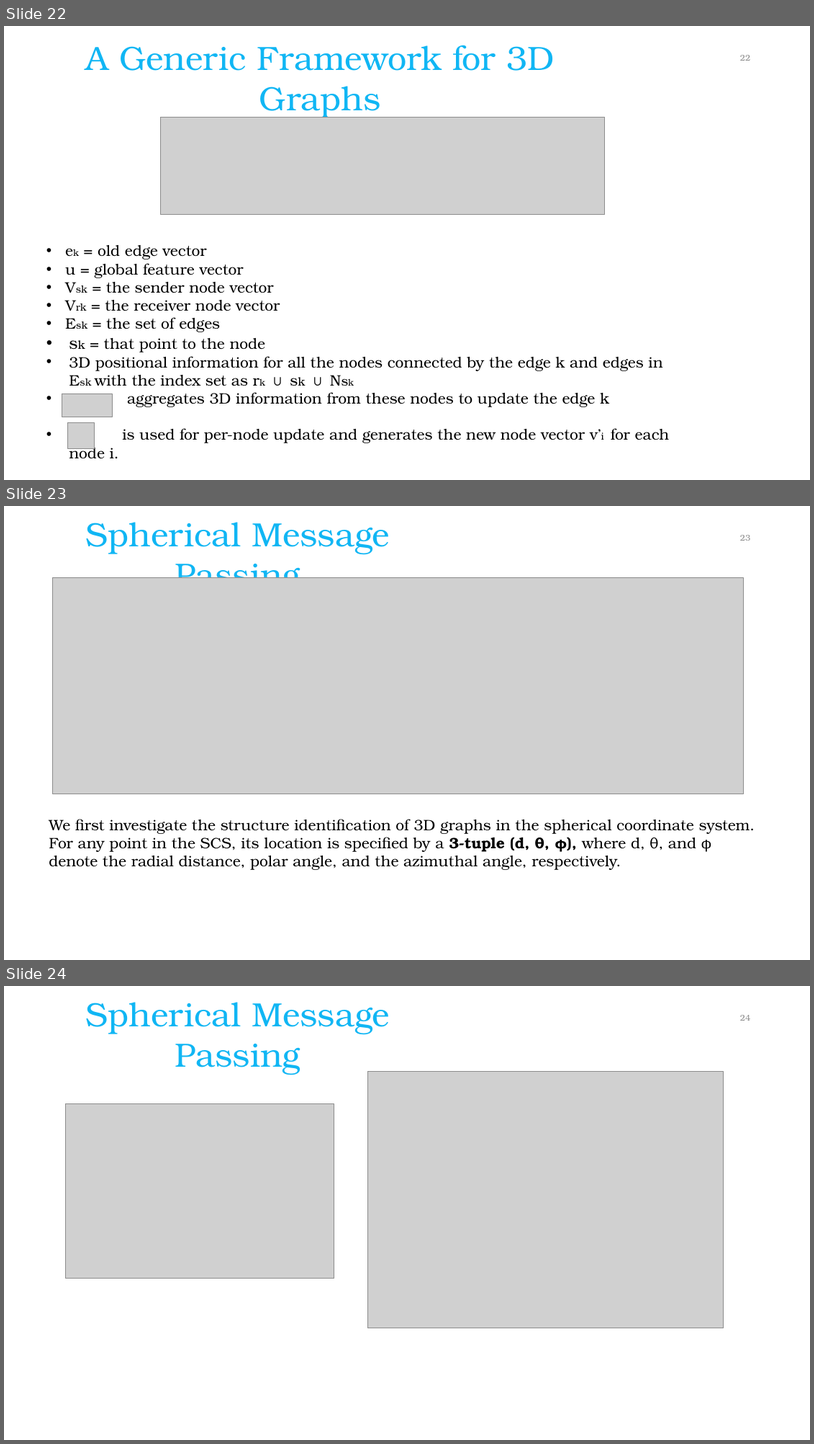
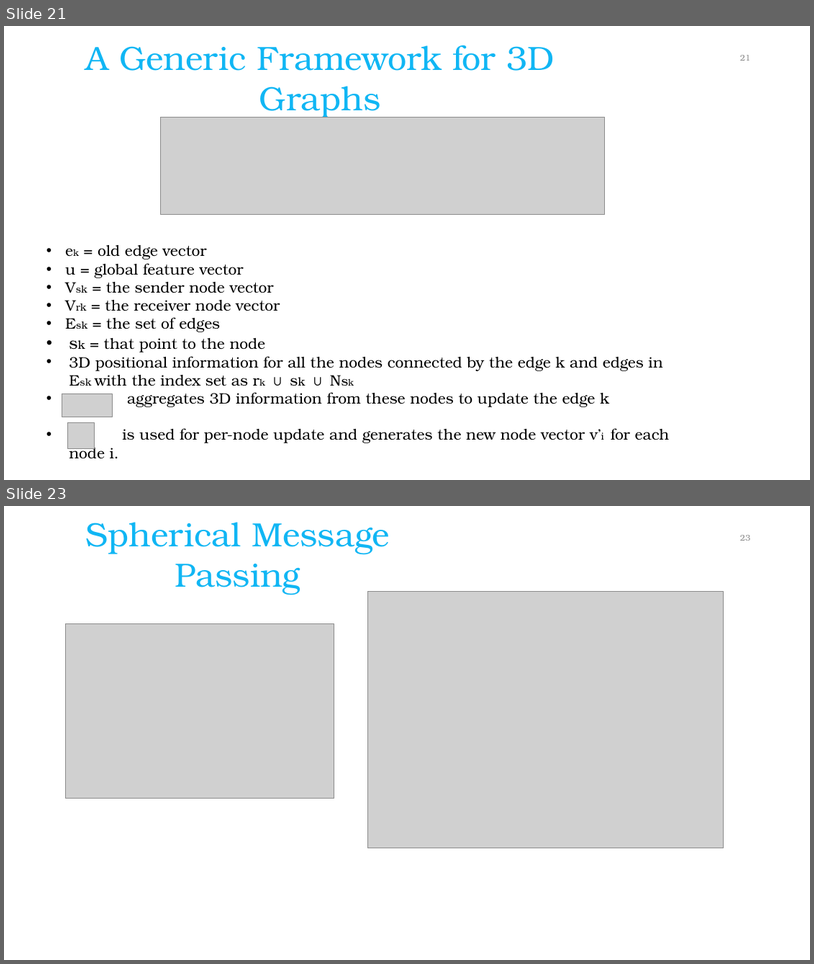
Before and after one commit to igunduz/DLDD, a slide deck: Spherical Message Passing for 3D GNNs.pptx. Shown one above the other, each under a label of ours: slides 22, 23 and 24 before the commit, slides 21 and 23 after it; the slides between them are not shown. The pictures are 814x1444 and 814x964 pixels, drawn with LibreOffice and Linux fonts; fonts in the diff are those of the drawing; grey boxes stand for pictures. Boxes give left, top, right and bottom in pixels: in the first picture for what was removed or moved away, otherwise in the second. Text is boxed around its words. In the diff, an @@ line names an element or a change of style, - is before the commit and + after.

```diff
--- a/Spherical Message Passing for 3D GNNs.pptx
+++ b/Spherical Message Passing for 3D GNNs.pptx
@@ slide 23 removed at box(4, 506, 810, 960), background #FFFFFF @@
@@ text removed at box(86, 522, 390, 578) @@
-Spherical Message Passing
@@ page number removed at box(741, 535, 751, 541) @@
-23
@@ picture removed at box(53, 577, 744, 794) @@
@@ text removed at box(49, 818, 756, 870) @@
-We first investigate the structure identification of 3D graphs in the spherical coordinate system. For any point in the SCS, its location is specified by a 3-tuple (d, θ, ϕ), where d, θ, and ϕ denote the radial distance, polar angle, and the azimuthal angle, respectively.
@@ what was slide 22 is now slide 21 @@
@@ page number at box(741, 55, 751, 61): text changed @@
-22
+21
@@ what was slide 24 is now slide 23 @@
@@ page number at box(741, 535, 751, 541): text changed @@
-24
+23
```
Also in this commit, not shown: 2 slides changed, 2 other slides removed.
